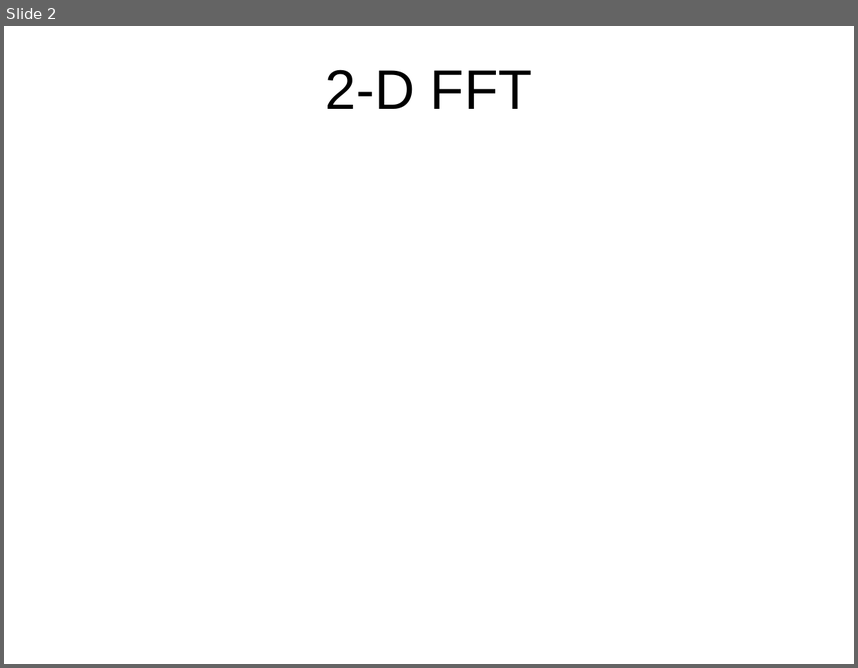
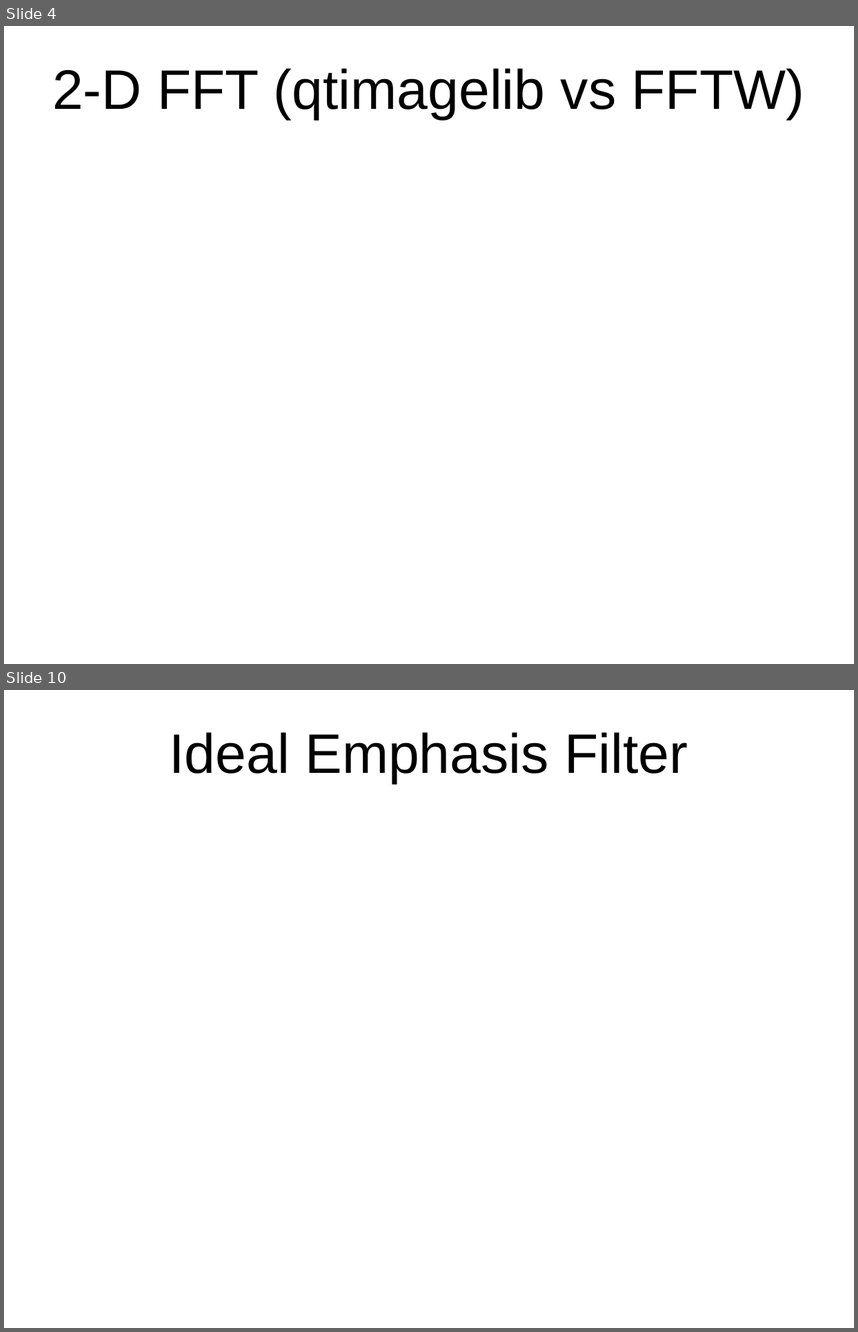
Before and after one commit to aubskibob/FFT, a slide deck: Presentation.odp. Shown one above the other, each under a label of ours: slide 2 before the commit, slides 4 and 10 after it; the slides between them are not shown. The pictures are 858x668 and 858x1332 pixels, drawn with LibreOffice and Linux fonts; fonts in the diff are those of the drawing; background and template pictures are left out. Boxes give left, top, right and bottom in pixels: in the first picture for what was removed or moved away, otherwise in the second. Text is boxed around its words. In the diff, an @@ line names an element or a change of style, - is before the commit and + after.

```diff
--- a/Presentation.odp
+++ b/Presentation.odp
@@ slide 10 added at [4, 690, 854, 1328], background picture (left out) @@
@@ title added at [169, 732, 688, 782], 51.9 pt, text #000000 @@
+Ideal Emphasis Filter
@@ what was slide 2 is now slide 4 @@
@@ slide 4 changed as well @@
@@ title at [52, 68, 804, 118]: text changed @@
-2-D FFT
+2-D FFT (qtimagelib vs FFTW)
```
Also in this commit, not shown: 1 other slide changed, 10 other slides added.
